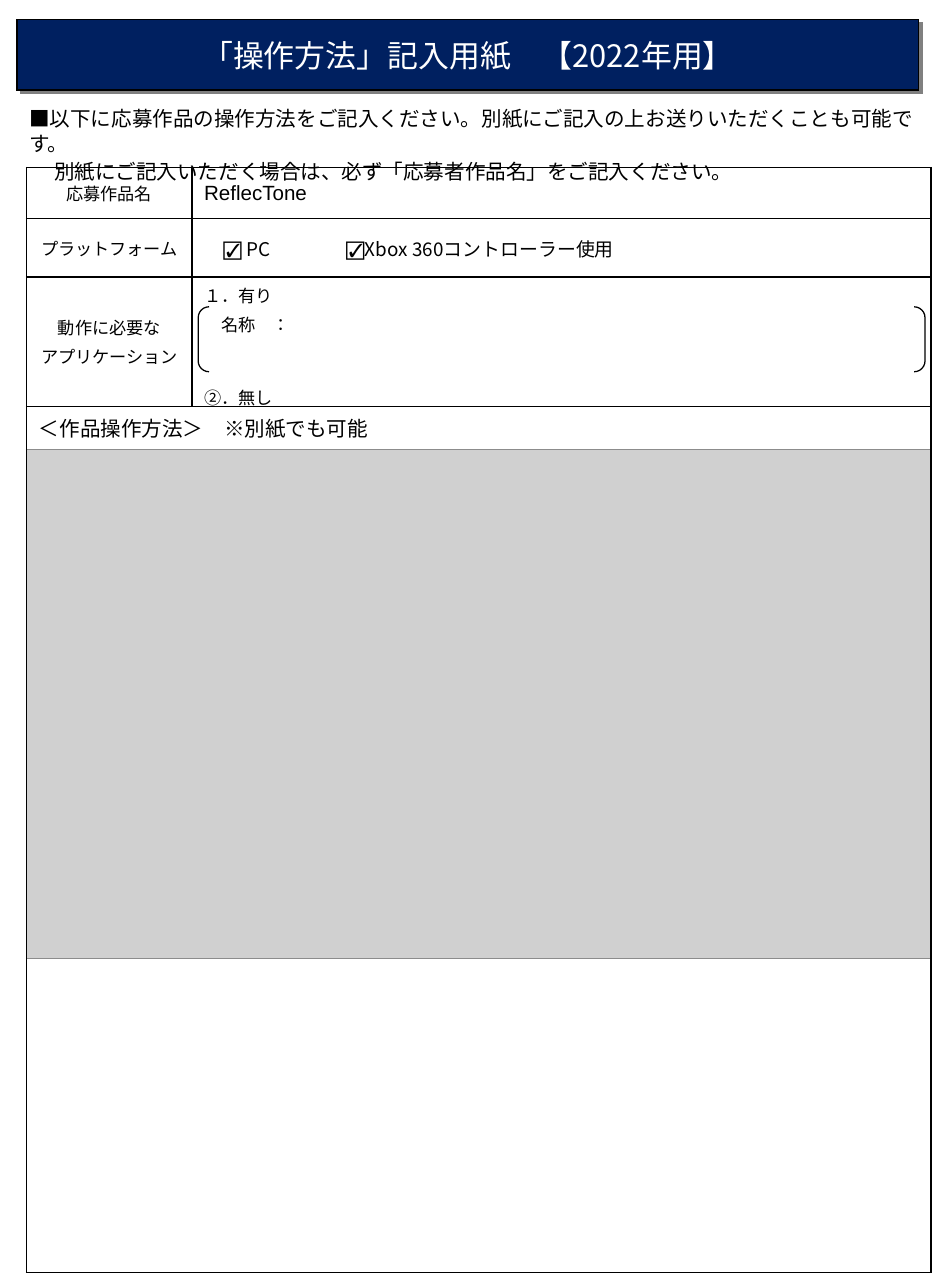
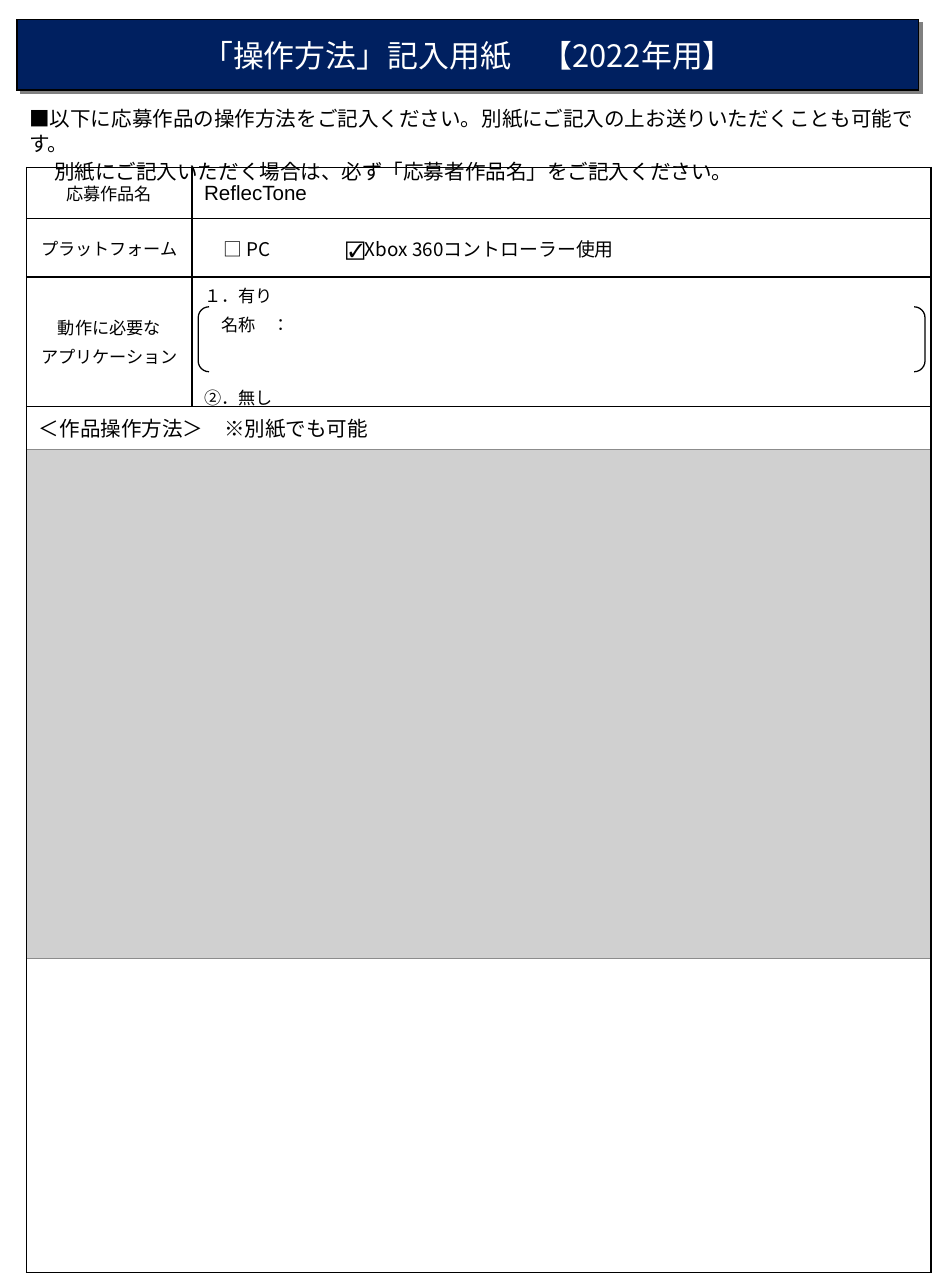
Before and after one commit to kurama13717/SPIC, a slide deck: slide 1 of 日本ゲーム大賞2022応募説明/操作説明_フォーマット2022/2_操作方法フォーマット2022.pptx. Drawn at 948x1288 pixels with LibreOffice and Linux fonts; fonts in the diff are those of the drawing; grey boxes stand for pictures. Boxes give left, top, right and bottom in pixels: in the first picture for what was removed or moved away, otherwise in the second. Text is boxed around its words. In the diff, an @@ line names an element or a change of style, - is before the commit and + after.

```diff
--- a/日本ゲーム大賞2022応募説明/操作説明_フォーマット2022/2_操作方法フォーマット2022.pptx
+++ b/日本ゲーム大賞2022応募説明/操作説明_フォーマット2022/2_操作方法フォーマット2022.pptx
@@ table at (x1=27, y1=168, x2=932, y2=1275) @@
-row 2, column 2: ☑ PC ☑Xbox 360コントローラー使用
+row 2, column 2: □ PC ☑Xbox 360コントローラー使用
```
Also in this commit, not shown: 6 other files.
